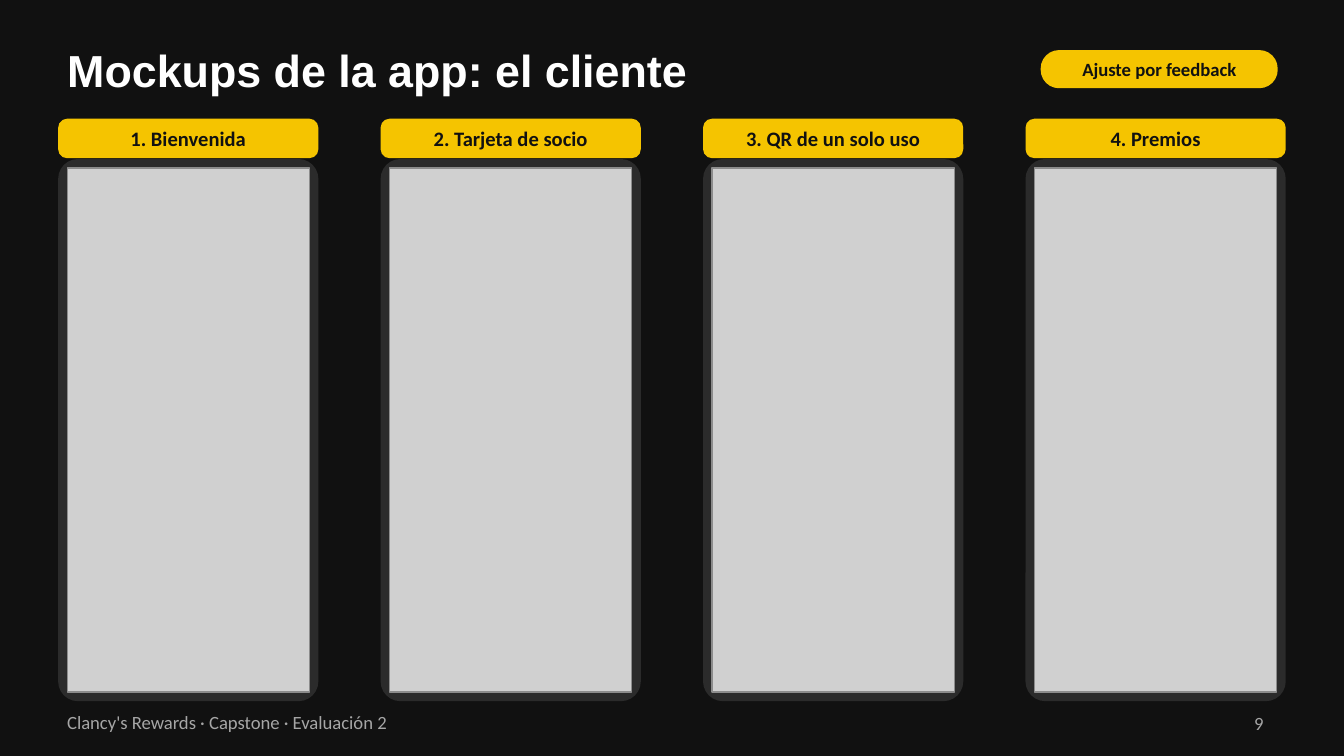
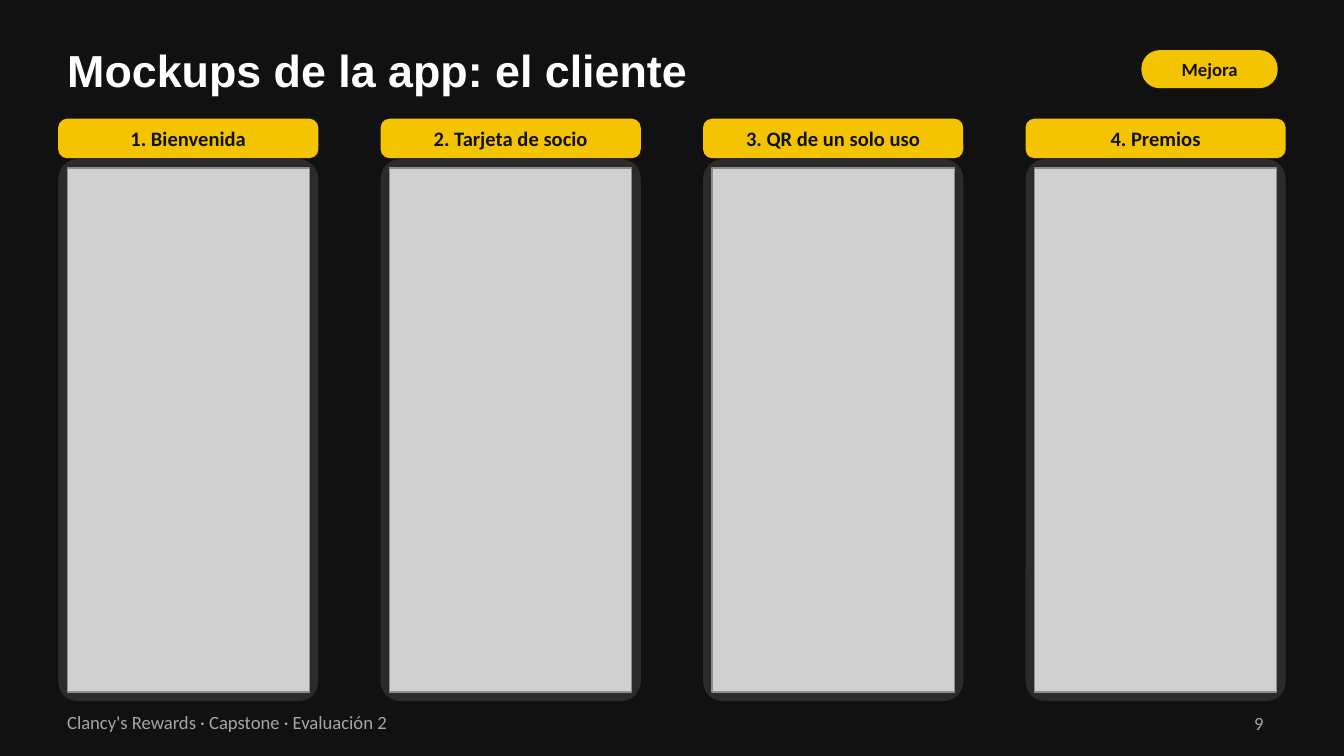
Before and after one commit to 44ndy/clancys-rewards, a slide deck: slide 9 of Fase 2/Evidencias Proyecto/Presentación Proyecto.pptx. Drawn at 1344x756 pixels with LibreOffice and Linux fonts; fonts in the diff are those of the drawing; grey boxes stand for pictures. Boxes give left, top, right and bottom in pixels: in the first picture for what was removed or moved away, otherwise in the second. Text is boxed around its words. In the diff, an @@ line names an element or a change of style, - is before the commit and + after.

Commit message:
Presentar las mejoras como avance del proyecto, sin referencias al curso

```diff
--- a/Fase 2/Evidencias Proyecto/Presentación Proyecto.pptx
+++ b/Fase 2/Evidencias Proyecto/Presentación Proyecto.pptx
@@ rounded rectangle: place and size @@
-rounded rectangle at [1042, 51, 1277, 87]
+rounded rectangle at [1142, 51, 1277, 87]
@@ text at [1182, 63, 1238, 79]: text changed @@
-Ajuste por feedback
+Mejora
```
Also in this commit, not shown: 4 other slides changed.
